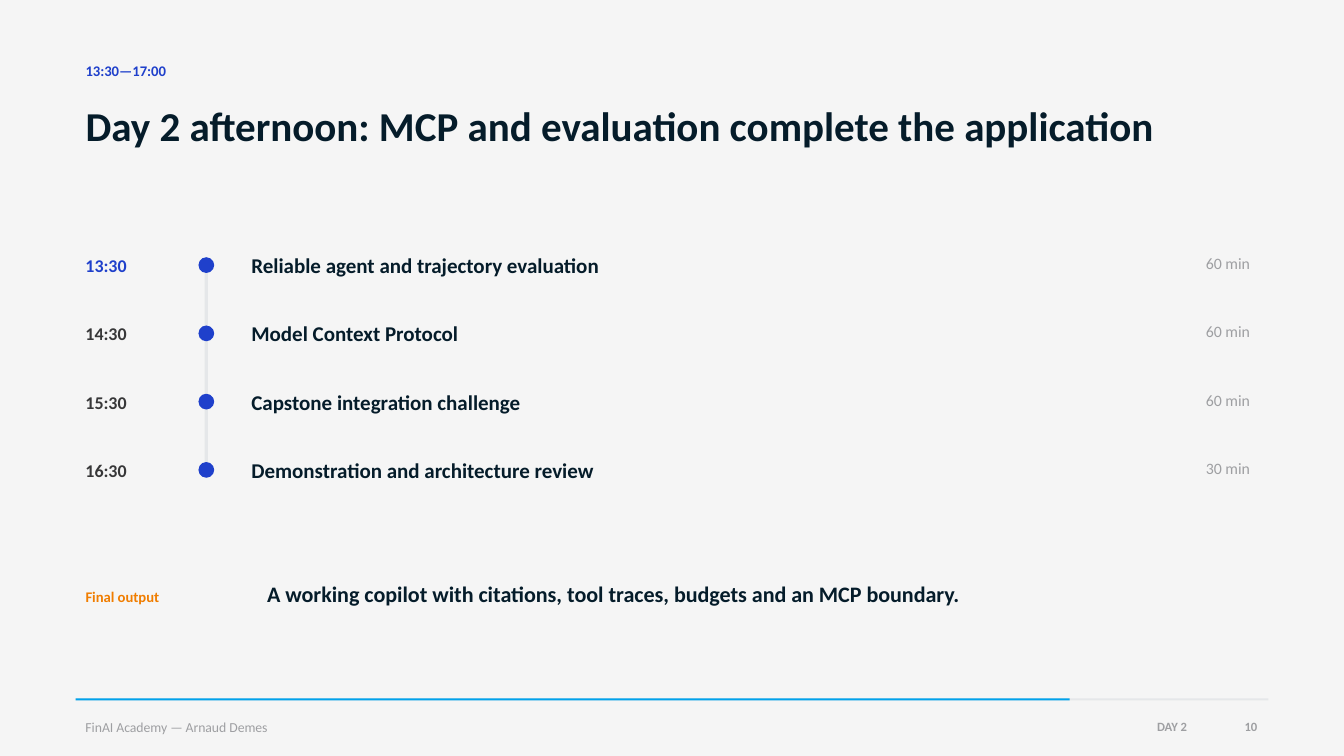
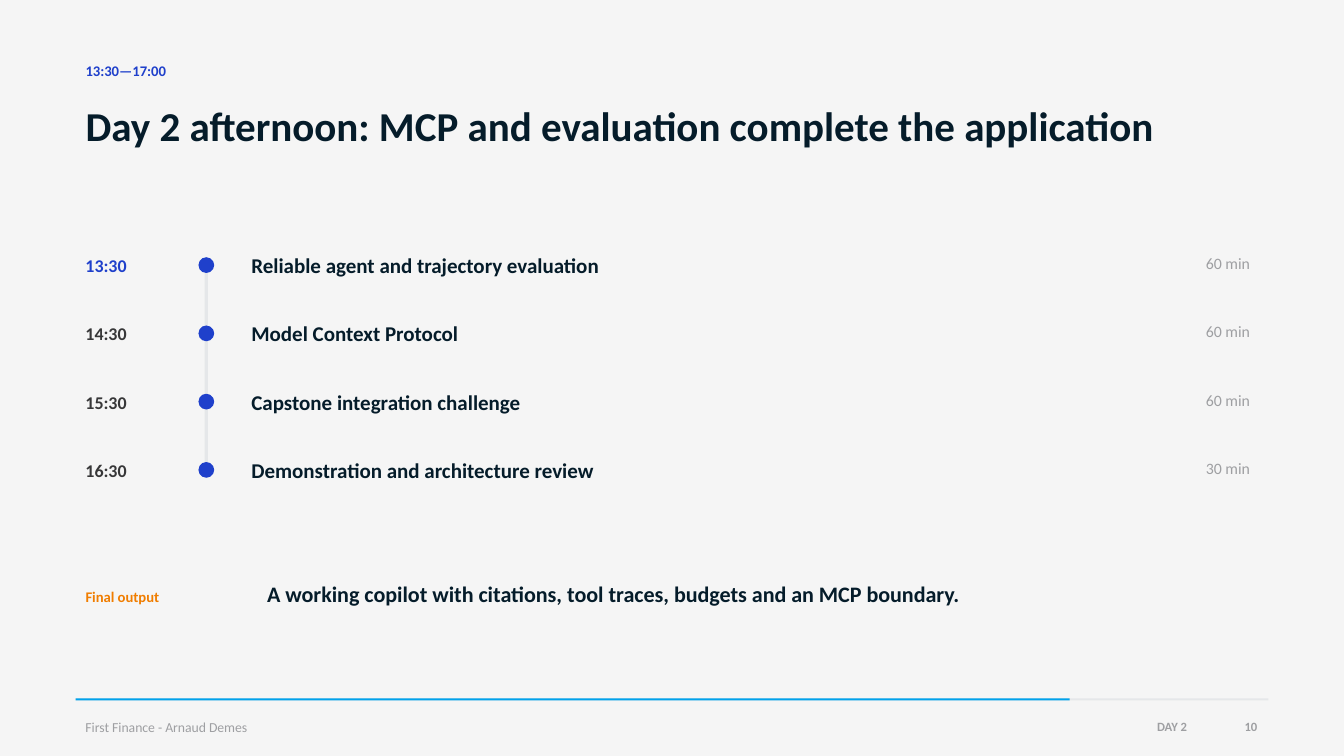
Before and after one commit to Nonocho/finai-academy, a slide deck: slide 10 of decks/00-course-introduction.pptx. Drawn at 1344x756 pixels with LibreOffice and Linux fonts; fonts in the diff are those of the drawing. Boxes give left, top, right and bottom in pixels: in the first picture for what was removed or moved away, otherwise in the second. Text is boxed around its words. In the diff, an @@ line names an element or a change of style, - is before the commit and + after.

```diff
--- a/decks/00-course-introduction.pptx
+++ b/decks/00-course-introduction.pptx
@@ text at bbox=[85, 722, 247, 732]: text changed @@
-FinAI Academy — Arnaud Demes
+First Finance - Arnaud Demes
```
Also in this commit, not shown: 11 other slides changed, 1 other file.
